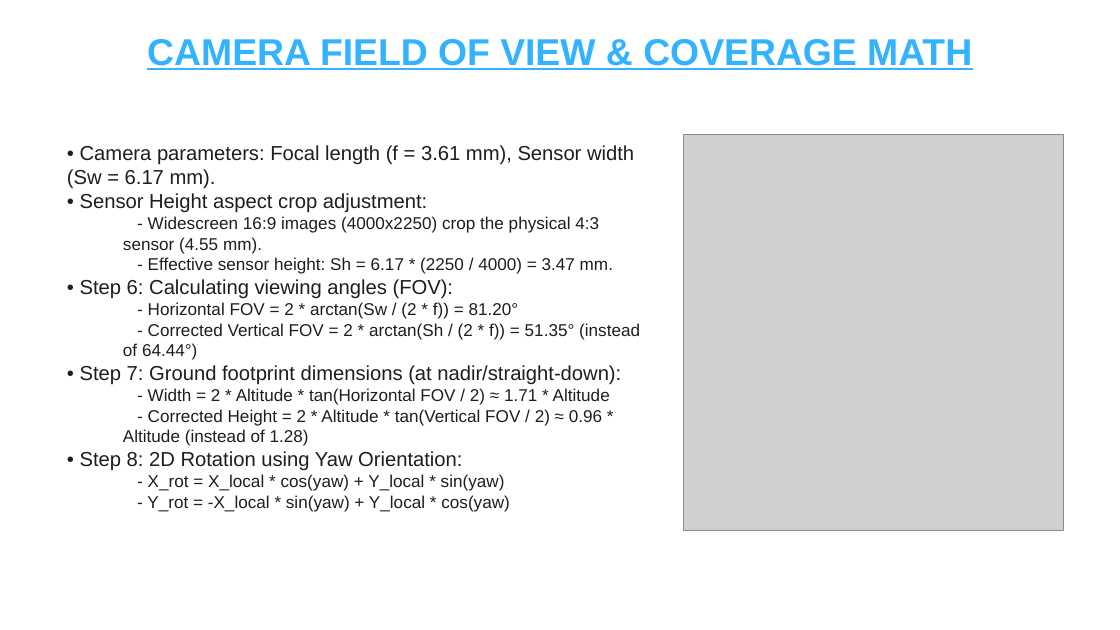
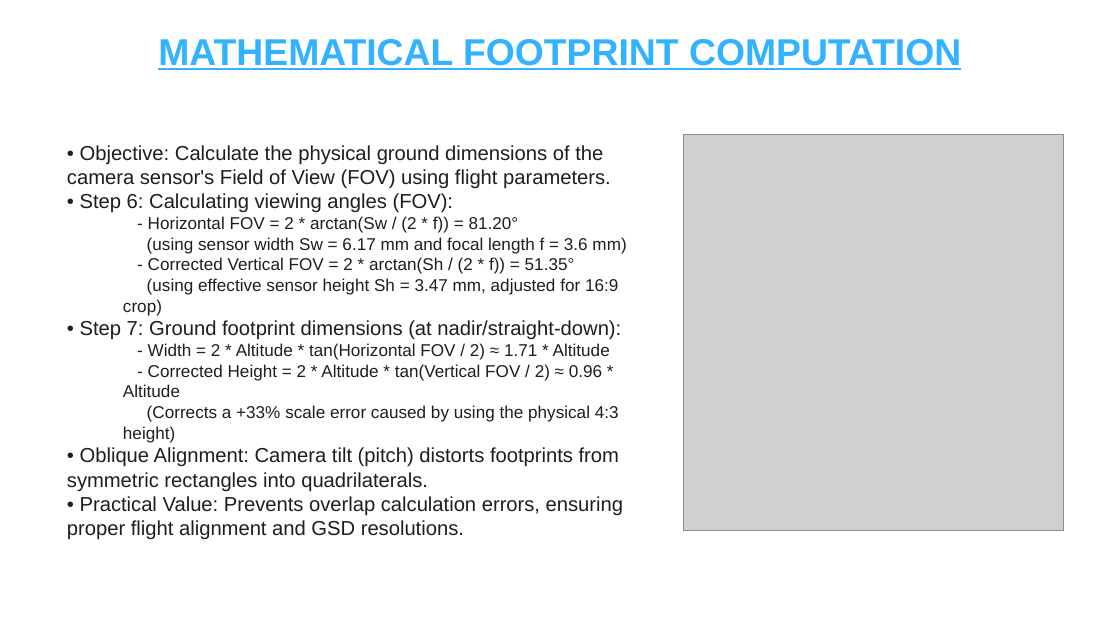
Before and after one commit to kancharlanavyatha/Drone-Footprint-Mapping-using-Qt6, a slide deck: slide 2 of Drone_Footprint_Mapping_and_Metadata_Standards.pptx. Drawn at 1120x630 pixels with LibreOffice and Linux fonts; fonts in the diff are those of the drawing; grey boxes stand for pictures. Boxes give left, top, right and bottom in pixels: in the first picture for what was removed or moved away, otherwise in the second. Text is boxed around its words. In the diff, an @@ line names an element or a change of style, - is before the commit and + after.

Commit message:
Update presentation slides with detailed Mathematical Footprint Computation and Geometric Polygon Generation slides for director review

```diff
--- a/Drone_Footprint_Mapping_and_Metadata_Standards.pptx
+++ b/Drone_Footprint_Mapping_and_Metadata_Standards.pptx
@@ text at (158, 39, 961, 70): text changed @@
-CAMERA FIELD OF VIEW & COVERAGE MATH
+MATHEMATICAL FOOTPRINT COMPUTATION
@@ text at (67, 145, 611, 189): text changed; size 11 to 13 pt @@
-• Camera parameters: Focal length (f = 3.61 mm), Sensor width (Sw = 6.17 mm).
-• Sensor Height aspect crop adjustment:
-  - Widescreen 16:9 images (4000x2250) crop the physical 4:3 sensor (4.55 mm).
-  - Effective sensor height: Sh = 6.17 * (2250 / 4000) = 3.47 mm.
+• Objective: Calculate the physical ground dimensions of the camera sensor's Field of View (FOV) using flight parameters.
@@ text at (123, 237, 626, 316): text changed @@
-  - Corrected Vertical FOV = 2 * arctan(Sh / (2 * f)) = 51.35° (instead of 64.44°)
+  (using sensor width Sw = 6.17 mm and focal length f = 3.6 mm)
+  - Corrected Vertical FOV = 2 * arctan(Sh / (2 * f)) = 51.35°
+  (using effective sensor height Sh = 3.47 mm, adjusted for 16:9 crop)
@@ text at (67, 364, 623, 540): text changed; size 11 to 13 pt @@
-  - Corrected Height = 2 * Altitude * tan(Vertical FOV / 2) ≈ 0.96 * Altitude (instead of 1.28)
-• Step 8: 2D Rotation using Yaw Orientation:
-  - X_rot = X_local * cos(yaw) + Y_local * sin(yaw)
-  - Y_rot = -X_local * sin(yaw) + Y_local * cos(yaw)
+  - Corrected Height = 2 * Altitude * tan(Vertical FOV / 2) ≈ 0.96 * Altitude
+  (Corrects a +33% scale error caused by using the physical 4:3 height)
+• Oblique Alignment: Camera tilt (pitch) distorts footprints from symmetric rectangles into quadrilaterals.
+• Practical Value: Prevents overlap calculation errors, ensuring proper flight alignment and GSD resolutions.
```
Also in this commit, not shown: 1 other slide changed.
